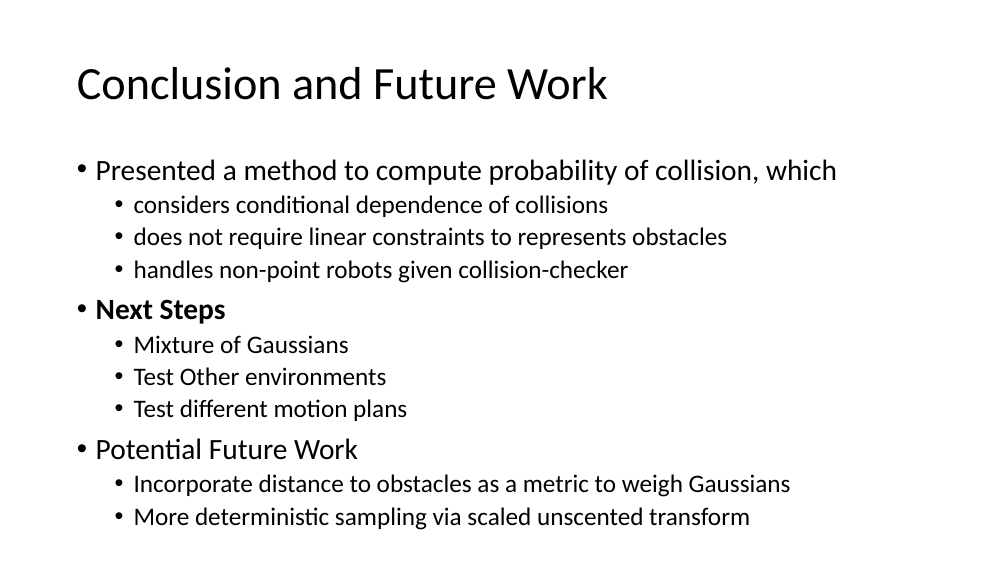
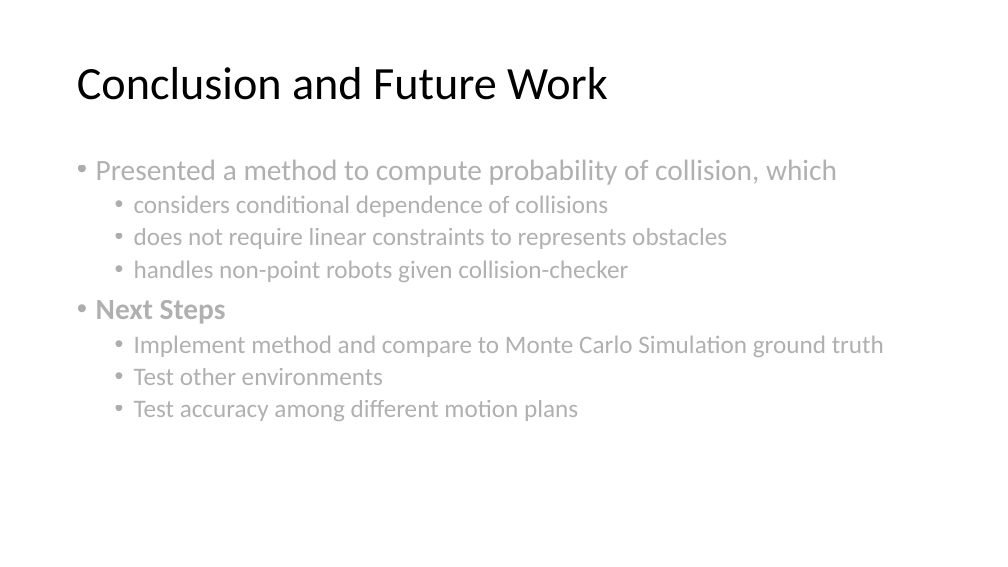
Before and after one commit to ajaayc/Probability-of-Collision-for-Safe-Planning, a slide deck: slide 28 of presentation_4.16.18/presentation_4.16.pptx (slide 20 before the commit). Drawn at 1008x567 pixels with LibreOffice and Linux fonts; fonts in the diff are those of the drawing. Boxes give left, top, right and bottom in pixels: in the first picture for what was removed or moved away, otherwise in the second. Text is boxed around its words. In the diff, an @@ line names an element or a change of style, - is before the commit and + after.

```diff
--- a/presentation_4.16.18/presentation_4.16.pptx
+++ b/presentation_4.16.18/presentation_4.16.pptx
@@ text at (96, 160, 837, 324): text colour #000000 to #000000 at 31% opacity in "Presented a method to compute probability of ...", "considers conditional dependence of collisions", "does not require linear constraints to represents ...", "handles non-point robots given collision-checker" and 1 more places @@
@@ text at (134, 336, 884, 421): text changed; text colour #000000 to #000000 at 31% opacity @@
-  • Mixture of Gaussians
-  • Test Other environments
-  • Test different motion plans
-• Potential Future Work
-  • Incorporate distance to obstacles as a metric to weigh Gaussians
-  • More deterministic sampling via scaled unscented transform
+  • Implement method and compare to Monte Carlo Simulation ground truth
+  • Test other environments
+  • Test accuracy among different motion plans
```
Also in this commit, not shown: 12 other slides changed, 9 slides added, 42 slides removed, 5 other files.
